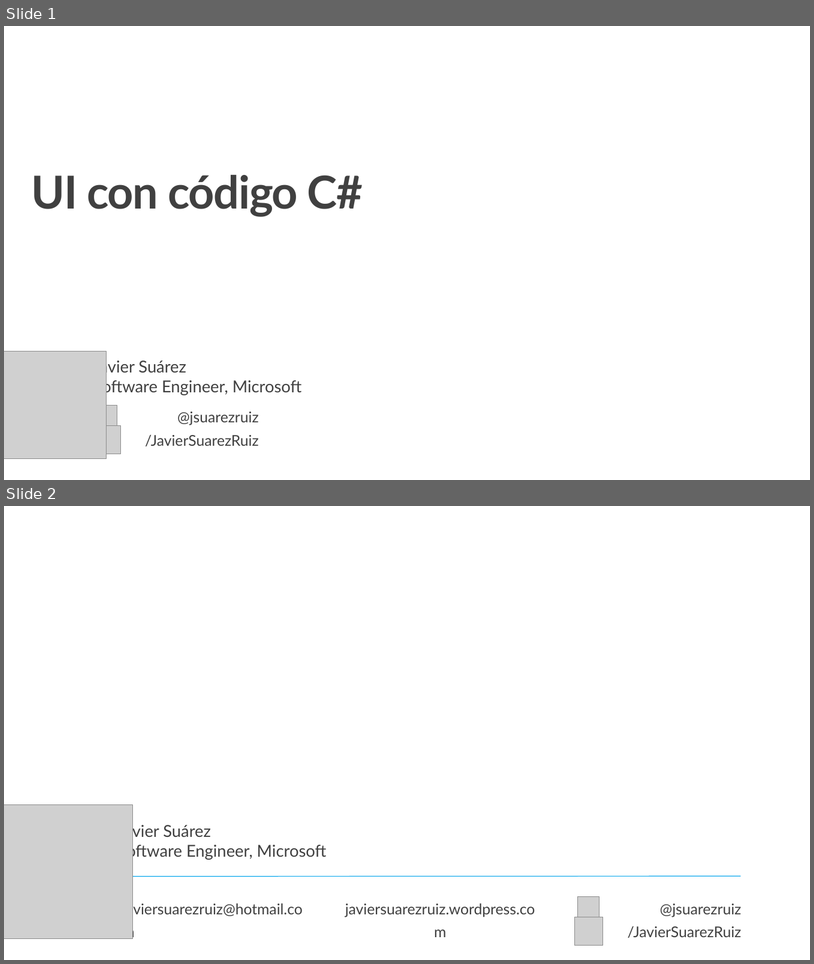
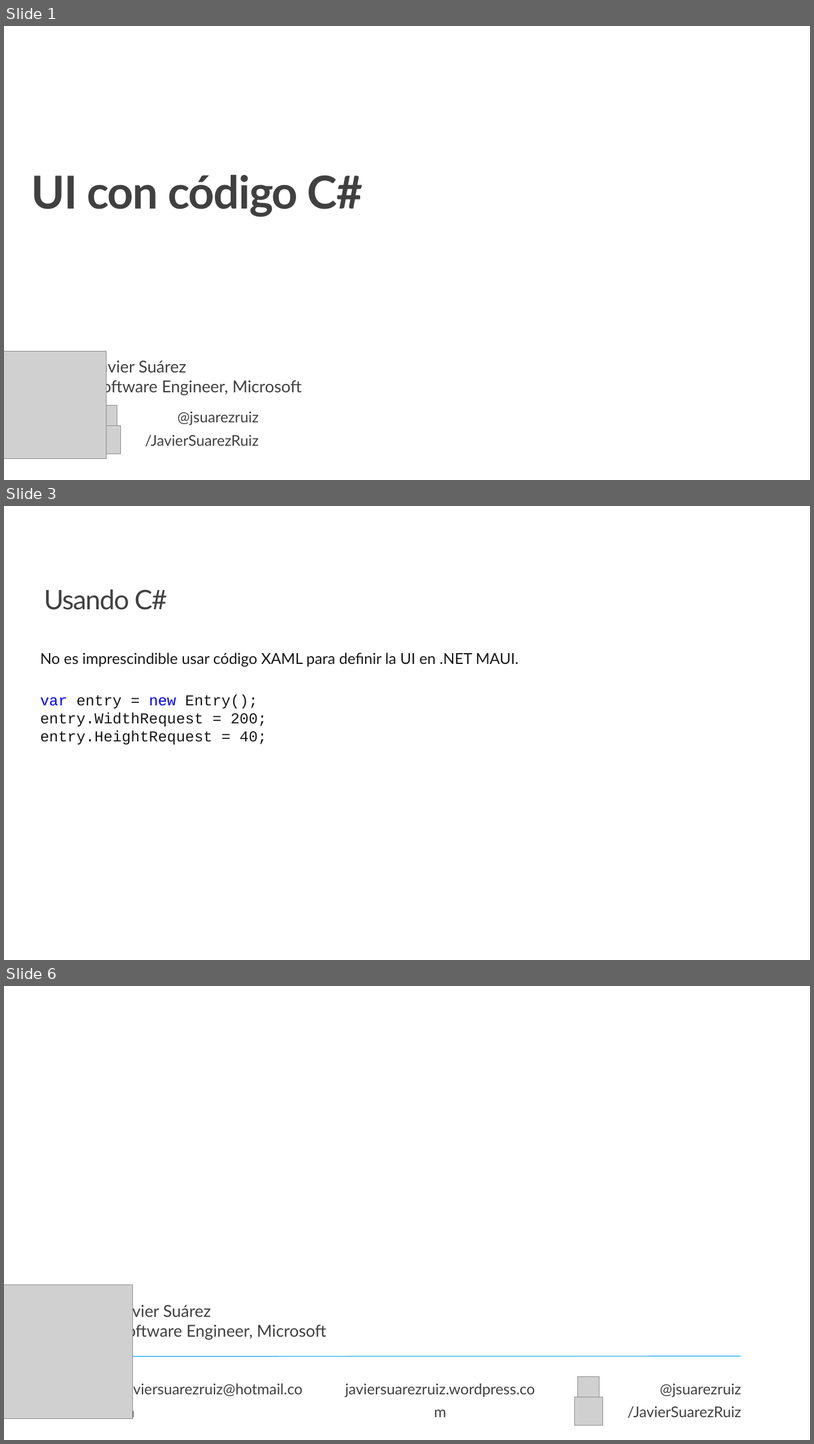
Before and after one commit to jsuarezruiz/taller-dotnet-maui, a slide deck: Bloque 4 - Creación de la UI/Taller16 - UI con C#.pptx. Shown one above the other, each under a label of ours: slides 1 and 2 before the commit, slides 1, 3 and 6 after it; the slides between them are not shown. The pictures are 814x964 and 814x1444 pixels, drawn with LibreOffice and Linux fonts; fonts in the diff are those of the drawing; grey boxes stand for pictures; background and template pictures are left out. Boxes give left, top, right and bottom in pixels: in the first picture for what was removed or moved away, otherwise in the second. Text is boxed around its words. In the diff, an @@ line names an element or a change of style, - is before the commit and + after.

```diff
--- a/Bloque 4 - Creación de la UI/Taller16 - UI con C#.pptx
+++ b/Bloque 4 - Creación de la UI/Taller16 - UI con C#.pptx
@@ slide 3 added at [4, 506, 810, 960], background #FFFFFF @@
@@ title added at [44, 589, 168, 610], 32 pt, text #404040 @@
+Usando C#
@@ text added at [40, 652, 519, 666], 18 pt, text #171717 @@
+No es imprescindible usar código XAML para definir la UI en .NET MAUI.
@@ text added at [40, 694, 267, 745], 18 pt, text #171717 @@
+var entry = new Entry();
+entry.WidthRequest = 200;
+entry.HeightRequest = 40;
@@ what was slide 2 is now slide 6 @@
```
Also in this commit, not shown: 3 other slides added.
